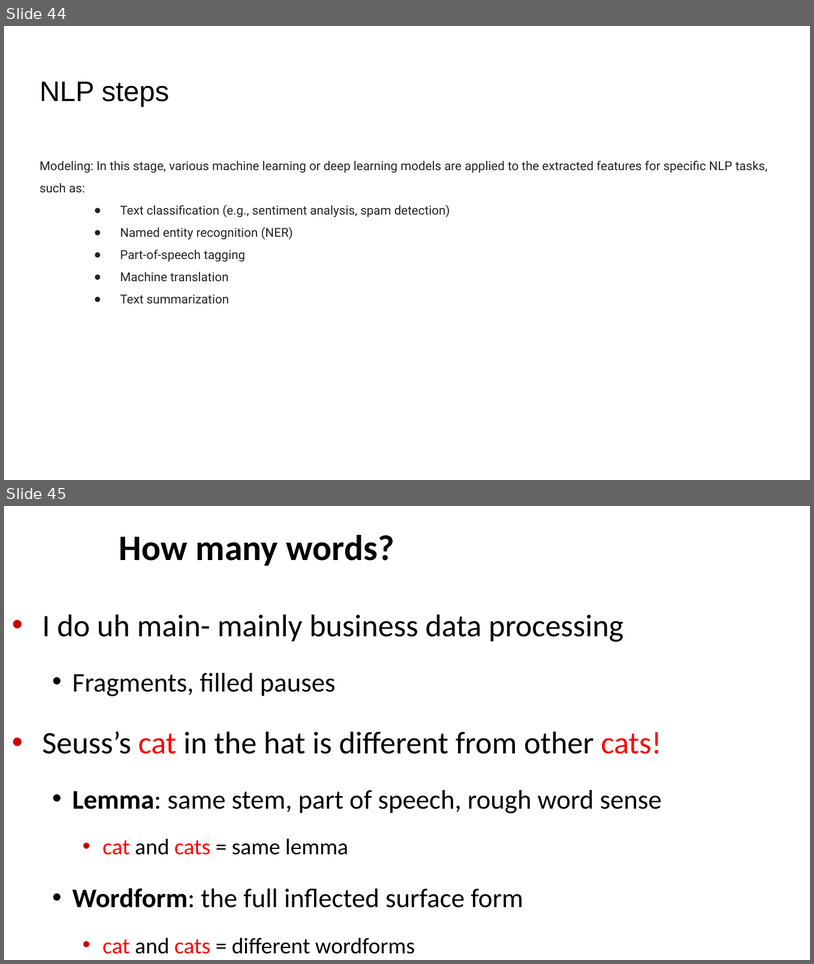
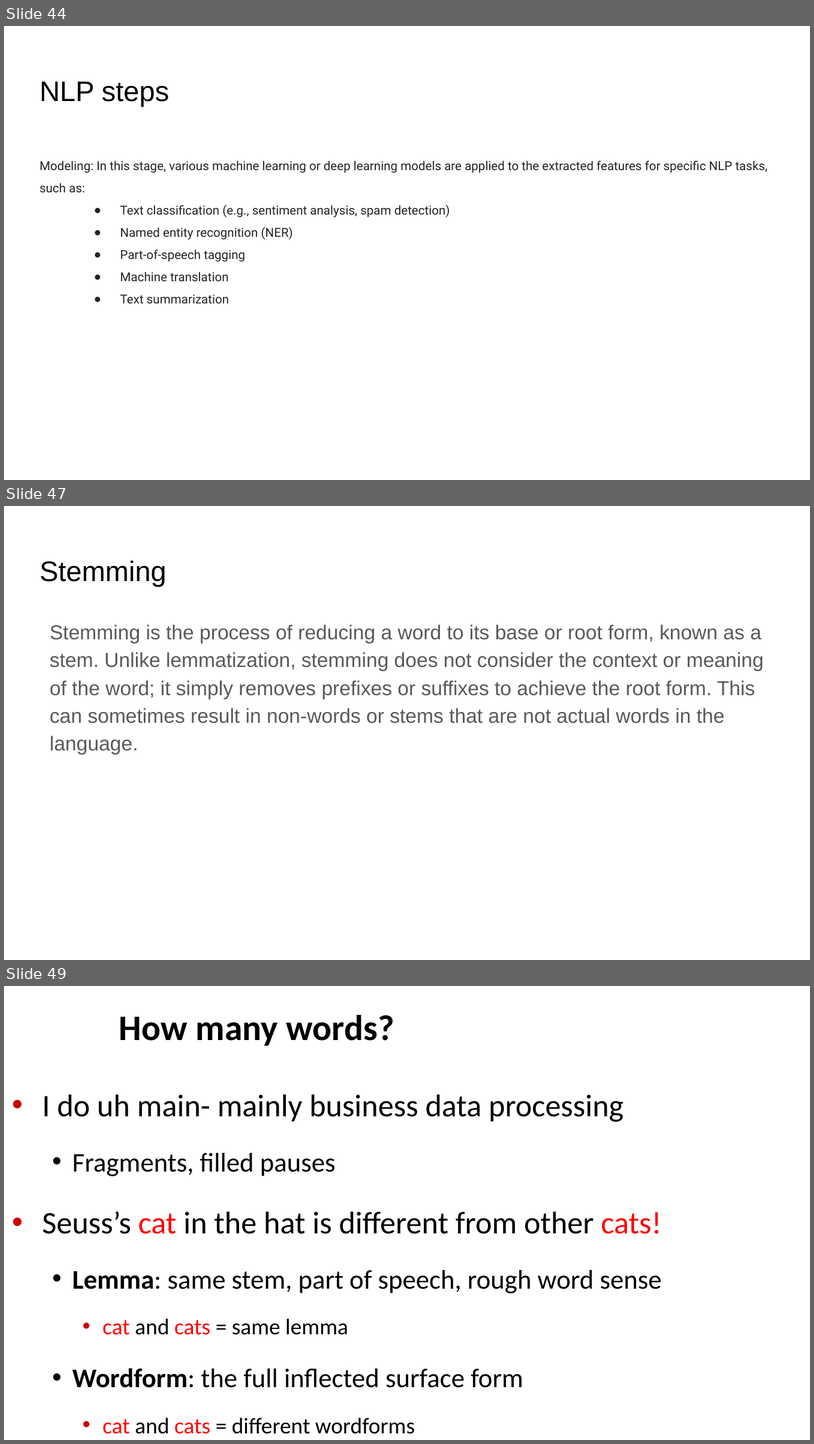
Before and after one commit to motazsaad/NLP-Theresa, a slide deck: slides/01 Introduction to NLP.pptx. Shown one above the other, each under a label of ours: slides 44 and 45 before the commit, slides 44, 47 and 49 after it; the slides between them are not shown. The pictures are 814x964 and 814x1444 pixels, drawn with LibreOffice and Linux fonts; fonts in the diff are those of the drawing. Boxes give left, top, right and bottom in pixels: in the first picture for what was removed or moved away, otherwise in the second. Text is boxed around its words. In the diff, an @@ line names an element or a change of style, - is before the commit and + after.

```diff
--- a/slides/01 Introduction to NLP.pptx
+++ b/slides/01 Introduction to NLP.pptx
@@ slide 47 added at (4, 506, 810, 960), background #FFFFFF @@
@@ title added at (39, 561, 167, 586), 25.2 pt, text #000000 @@
+Stemming
@@ text added at (50, 624, 764, 754), 18 pt, text #595959 @@
+Stemming is the process of reducing a word to its base or root form, known as a stem. Unlike lemmatization, stemming does not consider the context or meaning of the word; it simply removes prefixes or suffixes to achieve the root form. This can sometimes result in non-words or stems that are not actual words in the language.
@@ what was slide 45 is now slide 49 @@
```
Also in this commit, not shown: 1 slide changed, 5 other slides added, 2 slides removed, 1 other file.
